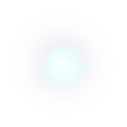
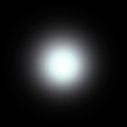
Layer changes from the first 127×127 image to the second:
added layer "Layer 3" over [0,0,127,127]
